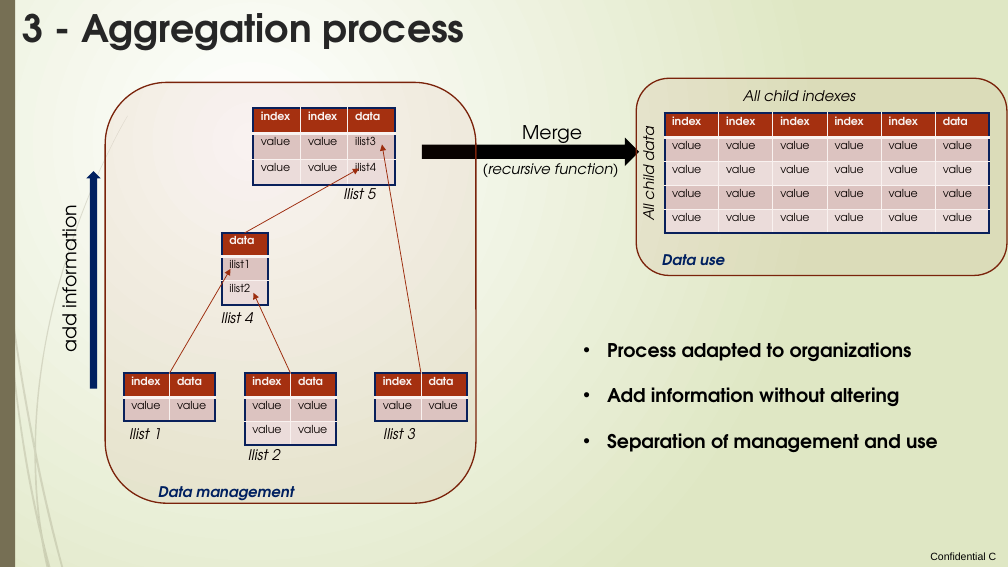
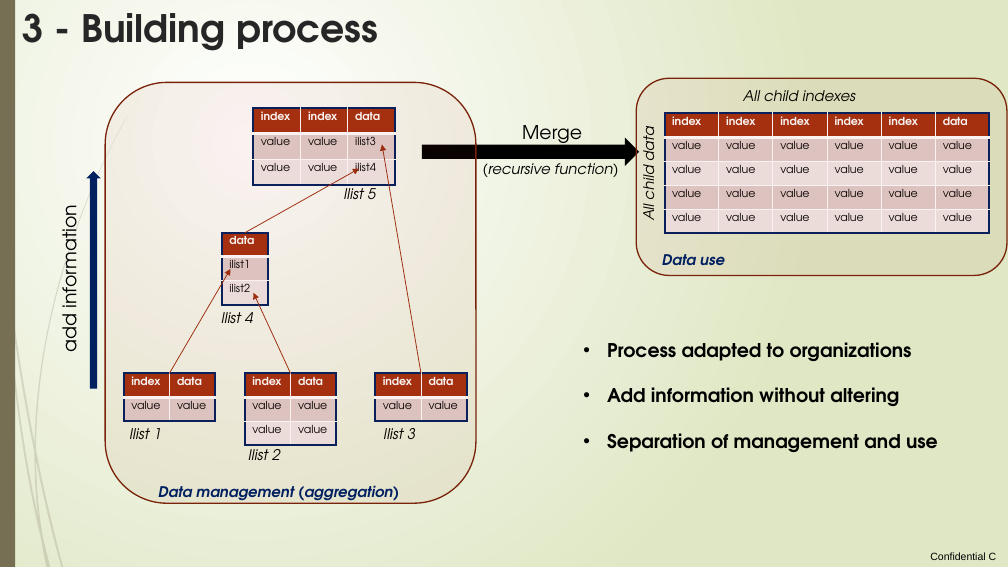
Before and after one commit to loco-philippe/Environmental-Sensing, a slide deck: slide 26 of documentation/ilist_technical.pptx (slide 16 before the commit). Drawn at 1008x567 pixels with LibreOffice and Linux fonts; fonts in the diff are those of the drawing. Boxes give left, top, right and bottom in pixels: in the first picture for what was removed or moved away, otherwise in the second. Text is boxed around its words. In the diff, an @@ line names an element or a change of style, - is before the commit and + after.

```diff
--- a/documentation/ilist_technical.pptx
+++ b/documentation/ilist_technical.pptx
@@ title at bbox=[23, 13, 378, 51]: text changed @@
-3 - Aggregation process
+3 - Building process
@@ text at bbox=[158, 485, 399, 503]: text changed @@
-Data management
+Data management (aggregation)
```
Also in this commit, not shown: 14 other slides changed, 12 slides added, 3 slides removed, 21 other files.
